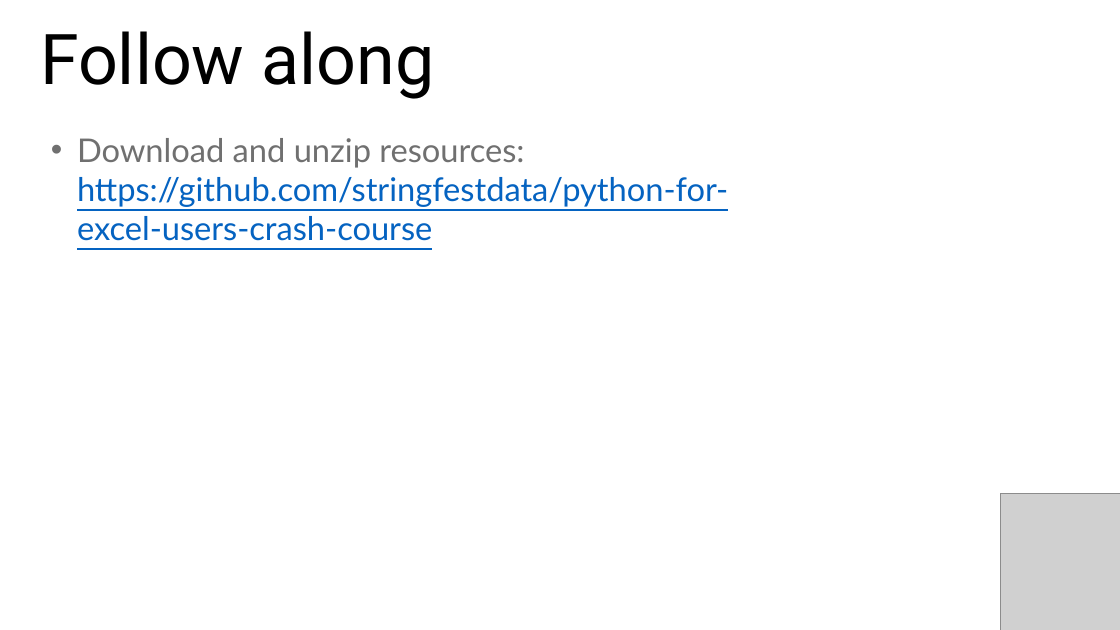
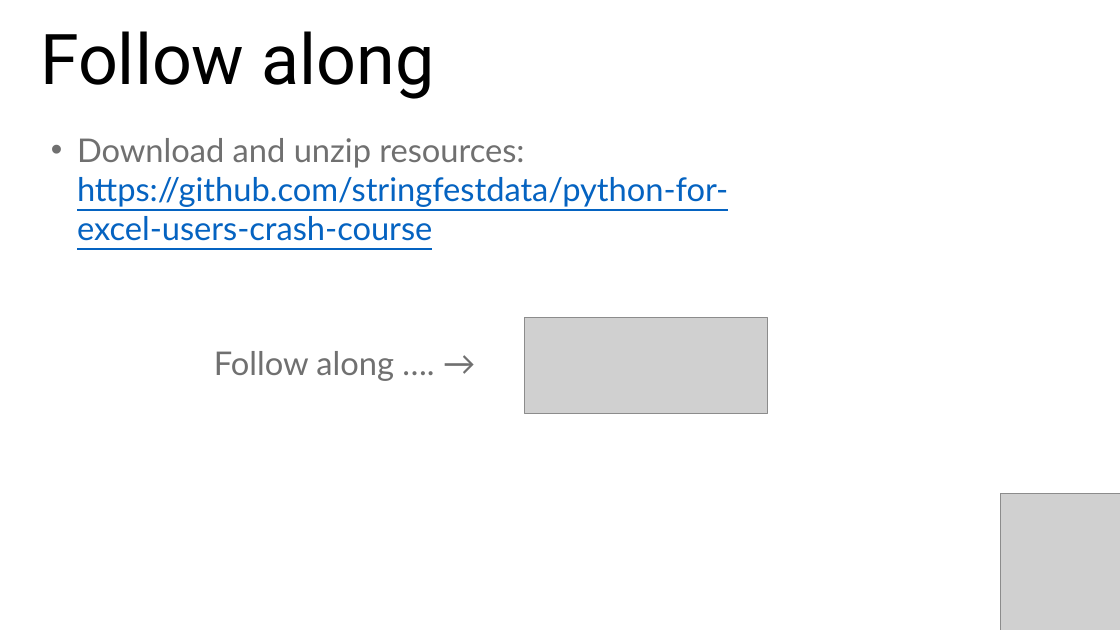
Before and after one commit to stringfestdata/python-for-excel-users-crash-course, a slide deck: slide 2 of python-excel-users-crash-course.pptx. Drawn at 1120x630 pixels with LibreOffice and Linux fonts; fonts in the diff are those of the drawing; grey boxes stand for pictures. Boxes give left, top, right and bottom in pixels: in the first picture for what was removed or moved away, otherwise in the second. Text is boxed around its words. In the diff, an @@ line names an element or a change of style, - is before the commit and + after.

```diff
--- a/python-excel-users-crash-course.pptx
+++ b/python-excel-users-crash-course.pptx
@@ picture added at <box>524,318,767,413</box> @@
@@ text added at <box>214,351,394,381</box>, 28 pt, text #707070 @@
+Follow along …. →
```
